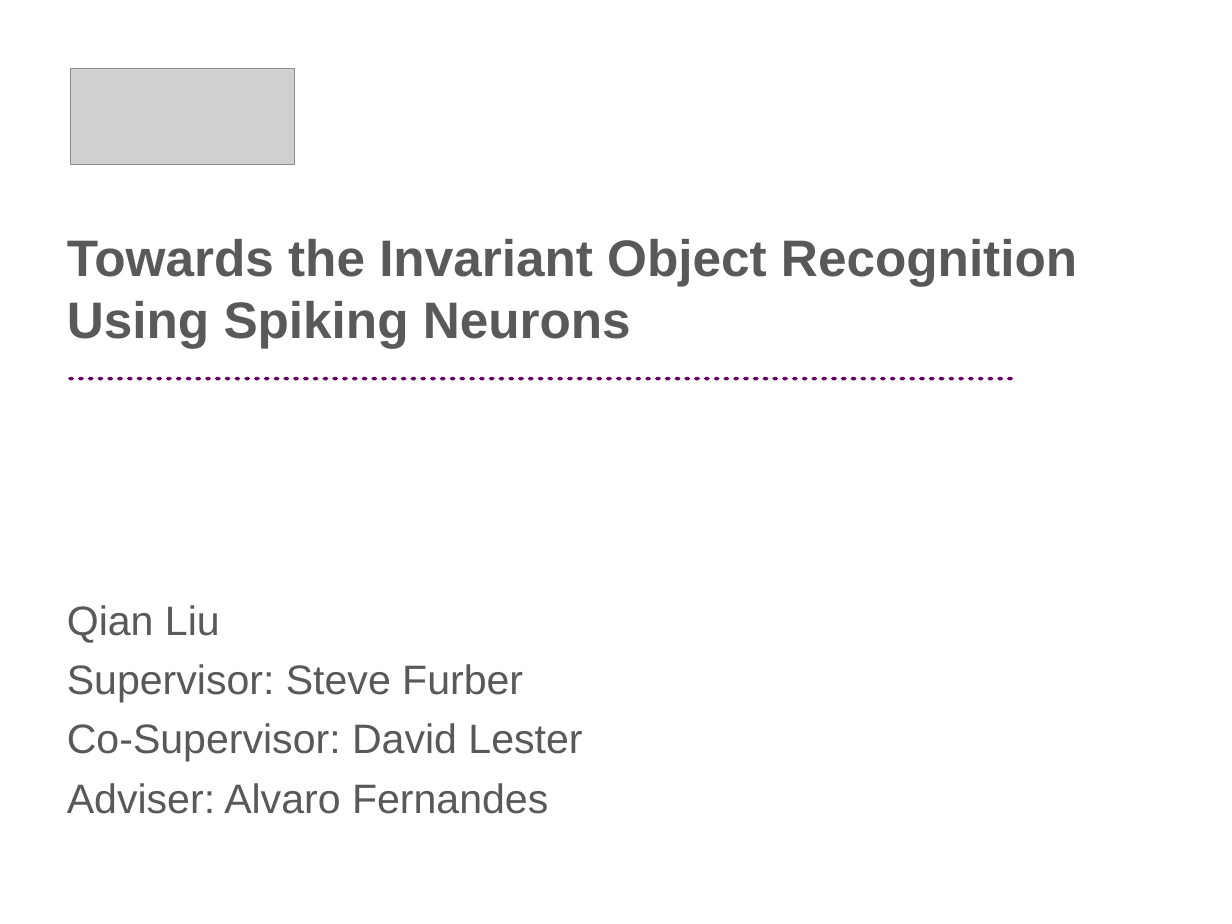
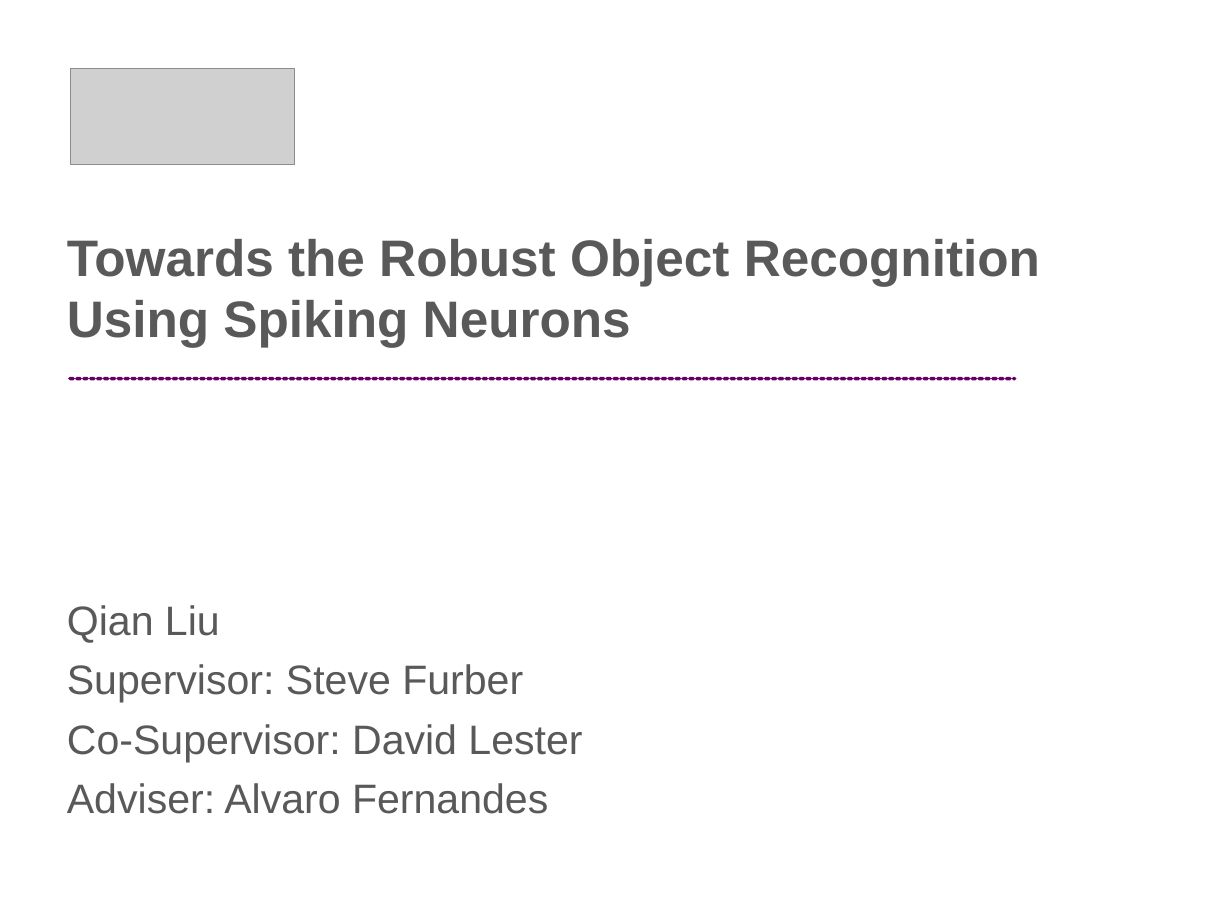
Before and after one commit to qian-liu/2nd_year_short_report, a slide deck: slide 1 of 2nd_year_int.pptx. Drawn at 1232x924 pixels with LibreOffice and Linux fonts; fonts in the diff are those of the drawing; grey boxes stand for pictures; background and template pictures are left out. Boxes give left, top, right and bottom in pixels: in the first picture for what was removed or moved away, otherwise in the second. Text is boxed around its words. In the diff, an @@ line names an element or a change of style, - is before the commit and + after.

```diff
--- a/2nd_year_int.pptx
+++ b/2nd_year_int.pptx
@@ text at (67,239,1040,348): text changed @@
-Towards the Invariant Object Recognition Using Spiking Neurons
+Towards the Robust Object Recognition Using Spiking Neurons
```
Also in this commit, not shown: 1 other slide changed, 9 slides added, 2 slides removed, 41 other files.
